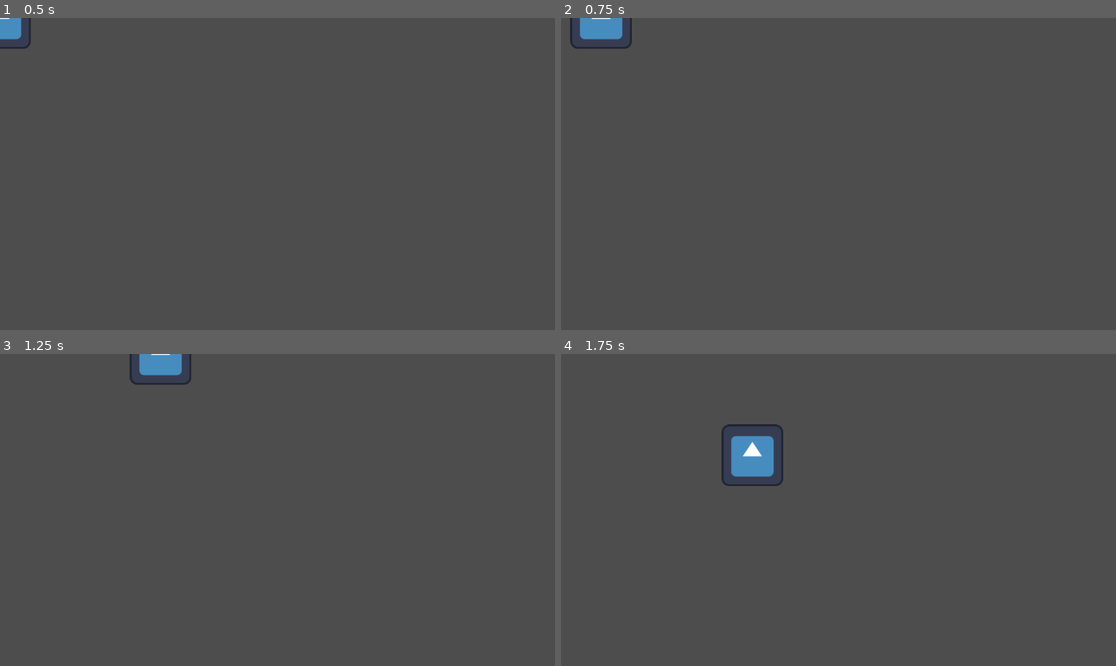
Above: before the commit, frames 1-4 (two rows, left to right).
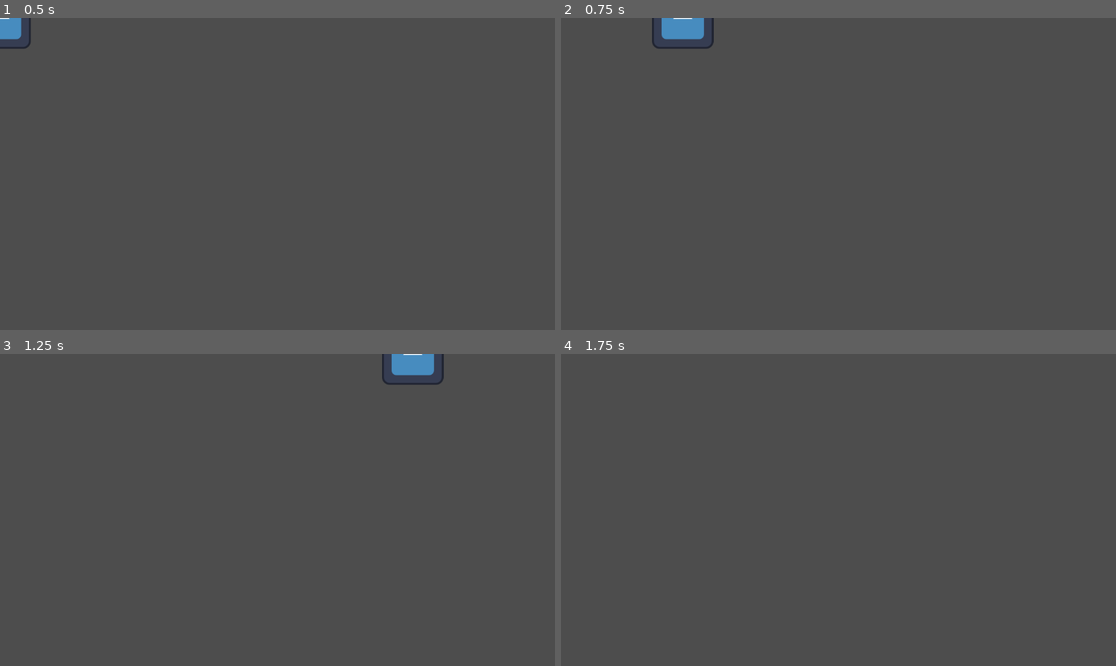
Above: after the commit, the same moments.

Repository: perrycate/ggj-2026
Game: Godot game, scene res://scenes/player/player.tscn
Same seed, same stepped clock (60 frames per second), same inputs: the game is played once before the commit and once after it. This scene is started directly instead of the project's main scene. The engine's default icon, where the game draws it, is replaced by a stand-in: a white triangle on a blue panel in a dark square.
Inputs:
- Up to frame 1 (0.5 s): no input
- Up to frame 2 (0.75 s): tap Enter at 0.5 s; hold D (move_right) from 0.53 s (still down); hold Space (dash, bound only after the commit) from 0.53 s (still down)
- Up to frame 3 (1.25 s): keep holding D (move_right); keep holding Space (dash, bound only after the commit)
- Up to frame 4 (1.75 s): release D (move_right) at 1.28 s; release Space (dash, bound only after the commit) at 1.28 s; hold S (move_down) from 1.28 s (still down); tap E (next_camera) at 1.35 s; tap Space (dash, bound only after the commit) at 1.55 s

Frame 1 is identical in both runs. In frame 2, 1.4% of the frame differs, in the area x 1-28%, y 0-10%; in frame 3, 1.3%; in frame 4, 1.3%.

Commit message:
Add dash state

Diff:
--- a/project.godot
+++ b/project.godot
@@ -65,3 +65,9 @@
 "events": [Object(InputEventKey,"resource_local_to_scene":false,"resource_name":"","device":-1,"window_id":0,"alt_press …(192 unchanged characters)…
 ]
 }
+dash={
+"deadzone": 0.2,
+"events": [Object(InputEventKey,"resource_local_to_scene":false,"resource_name":"","device":-1,"window_id":0,"alt_pressed":false,"shift_pressed":false,"ctrl_pressed":false,"meta_pressed":false,"pressed":false,"keycode":0,"physical_keycode":32,"key_label":0,"unicode":32,"location":0,"echo":false,"script":null)
+, Object(InputEventKey,"resource_local_to_scene":false,"resource_name":"","device":-1,"window_id":0,"alt_pressed":false,"shift_pressed":false,"ctrl_pressed":false,"meta_pressed":false,"pressed":false,"keycode":0,"physical_keycode":4194309,"key_label":0,"unicode":0,"location":0,"echo":false,"script":null)
+]
+}
--- /dev/null
+++ b/scenes/player/dashing.gd
@@ -0,0 +1,32 @@
+extends PlayerState
+
+func _ready() -> void:
+	$AccelTimer.timeout.connect(on_accel_timeout)
+
+func on_accel_timeout():
+	print("slowing")
+	$DecelTimer.start()
+
+func enter(message):
+	super(message)
+	print("accelerating")
+	$AccelTimer.start()
+
+func physics_update(delta: float) -> void:
+	if $AccelTimer.time_left == 0 and $DecelTimer.time_left == 0:
+		# The dash is over.
+		transition.emit(self, "Moving")
+
+	if $AccelTimer.time_left > 0:
+		# Accelerate up to a higher dash speed.
+		body.velocity += body.velocity * acceleration * delta
+		body.velocity = body.velocity.limit_length(max_dash_speed)
+
+	if $DecelTimer.time_left > 0:
+		# Decelerate towards the normal walking speed.
+		body.velocity = body.velocity.lerp(
+			body.velocity.normalized()*max_speed,
+			$DecelTimer.wait_time - $DecelTimer.time_left,
+		)
+
+	body.move_and_slide()
--- a/scenes/player/player.tscn
+++ b/scenes/player/player.tscn
@@ -1,10 +1,11 @@
-[gd_scene load_steps=7 format=3 uid="uid://dhkljttu1fkh7"]
+[gd_scene load_steps=8 format=3 uid="uid://dhkljttu1fkh7"]
 
 [ext_resource type="Script" uid="uid://3464yub88grv" path="res://scripts/player/player.gd" id="1_lvxji"]
 [ext_resource type="Texture2D" uid="uid://d3v8eynat77lb" path="res://art/icon.svg" id="2_p47bc"]
 [ext_resource type="Script" uid="uid://bhd1vsmbdtydl" path="res://scripts/states/state_machine.gd" id="3_75vfm"]
 [ext_resource type="Script" uid="uid://cmby6wtwwsq6e" path="res://scripts/player/idle.gd" id="4_p47bc"]
 [ext_resource type="Script" uid="uid://cb2wspqlbvv7e" path="res://scripts/player/moving.gd" id="5_75vfm"]
+[ext_resource type="Script" uid="uid://oh1ktcphop0e" path="res://scenes/player/dashing.gd" id="6_75vfm"]
 
 [sub_resource type="RectangleShape2D" id="RectangleShape2D_h30v7"]
 size = Vector2(127, 127)
@@ -30,3 +31,14 @@
 
 [node name="Moving" type="Node" parent="StateMachine"]
 script = ExtResource("5_75vfm")
+
+[node name="Dashing" type="Node" parent="StateMachine"]
+script = ExtResource("6_75vfm")
+
+[node name="AccelTimer" type="Timer" parent="StateMachine/Dashing"]
+wait_time = 0.25
+one_shot = true
+
+[node name="DecelTimer" type="Timer" parent="StateMachine/Dashing"]
+wait_time = 0.25
+one_shot = true
--- a/scripts/player/moving.gd
+++ b/scripts/player/moving.gd
@@ -8,4 +8,8 @@
 
 	body.velocity += input_direction * acceleration * delta
 	body.velocity = body.velocity.limit_length(max_speed)
+
+	if Input.is_action_pressed("dash"):
+		transition.emit(self, "Dashing")
+
 	body.move_and_slide()
--- a/scripts/player/player_state.gd
+++ b/scripts/player/player_state.gd
@@ -3,6 +3,11 @@
 
 const acceleration := 10000.0
 const deceleration := 5000.0
+
+# Max speed through normal movement.
 const max_speed := 500.0
 
+# Max speed during a dash.
+const max_dash_speed := 1500.0
+
 @onready var body: CharacterBody2D = $"../.."
Not shown, added: scenes/player/dashing.gd.uid
